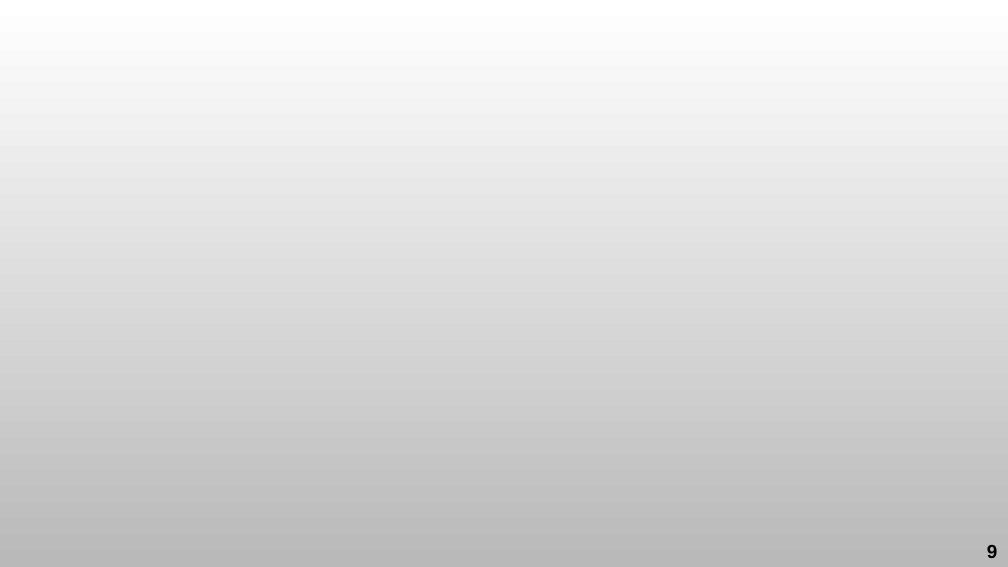
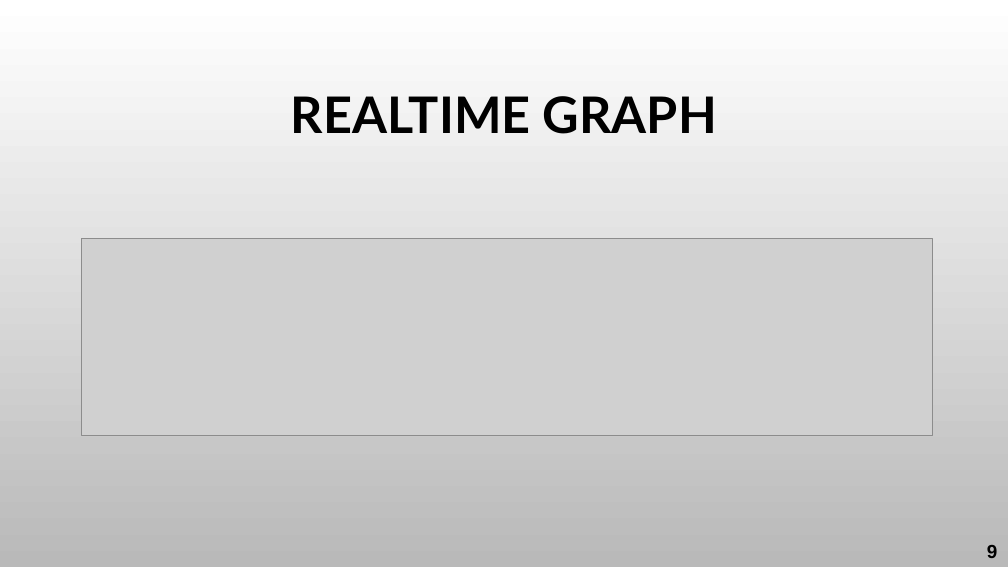
Before and after one commit to fluke-jesadakorn/Smart_Farm_ALL_File, a slide deck: slide 12 of Paper/Proj_I_Smart LPWAN Farm Midterm.pptx. Drawn at 1008x567 pixels with LibreOffice and Linux fonts; fonts in the diff are those of the drawing; grey boxes stand for pictures; background and template pictures are left out. Boxes give left, top, right and bottom in pixels: in the first picture for what was removed or moved away, otherwise in the second. Text is boxed around its words. In the diff, an @@ line names an element or a change of style, - is before the commit and + after.

```diff
--- a/Paper/Proj_I_Smart LPWAN Farm Midterm.pptx
+++ b/Paper/Proj_I_Smart LPWAN Farm Midterm.pptx
@@ title added at (x1=291, y1=96, x2=717, y2=134), 48 pt, text #000000, bold @@
+REALTIME GRAPH
@@ picture added at (x1=82, y1=239, x2=933, y2=436) @@
```
Also in this commit, not shown: 15 other slides changed.
